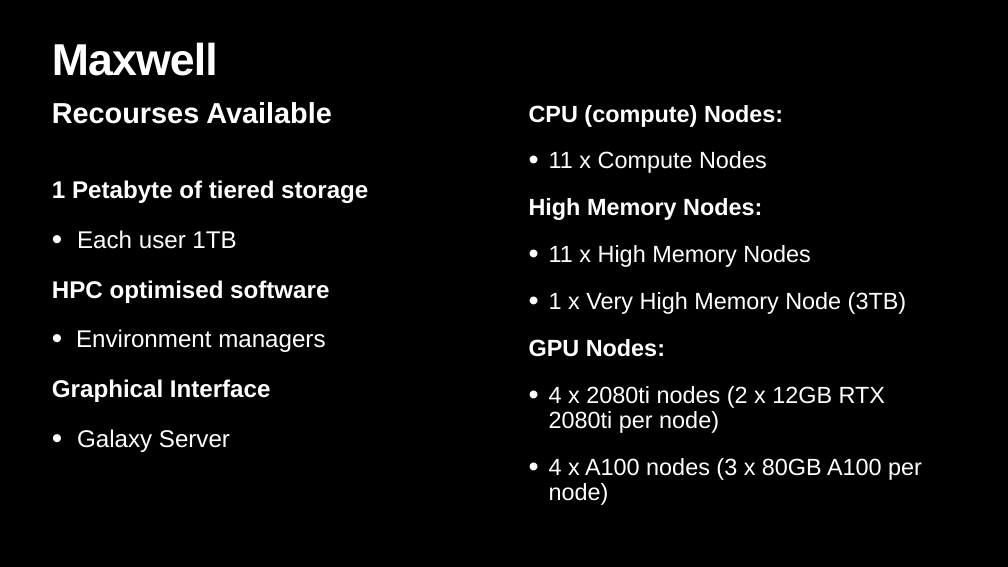
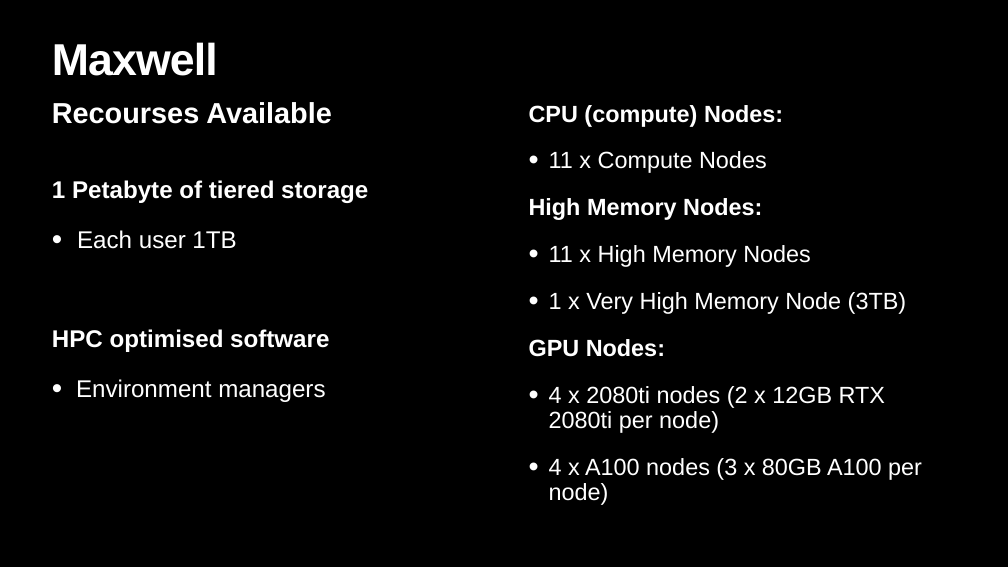
Before and after one commit to SUSTAIN-CDT/SUSTAIN-CDT-HPC-Introduction, a slide deck: slide 4 of HPC_SUSTAIN_PPTX.pptx. Drawn at 1008x567 pixels with LibreOffice and Linux fonts; fonts in the diff are those of the drawing. Boxes give left, top, right and bottom in pixels: in the first picture for what was removed or moved away, otherwise in the second. Text is boxed around its words. In the diff, an @@ line names an element or a change of style, - is before the commit and + after.

```diff
--- a/HPC_SUSTAIN_PPTX.pptx
+++ b/HPC_SUSTAIN_PPTX.pptx
@@ text at <box>52,379,271,452</box>: paragraphs removed @@
-Graphical Interface
-• Galaxy Server
```
Also in this commit, not shown: 9 other slides changed.
